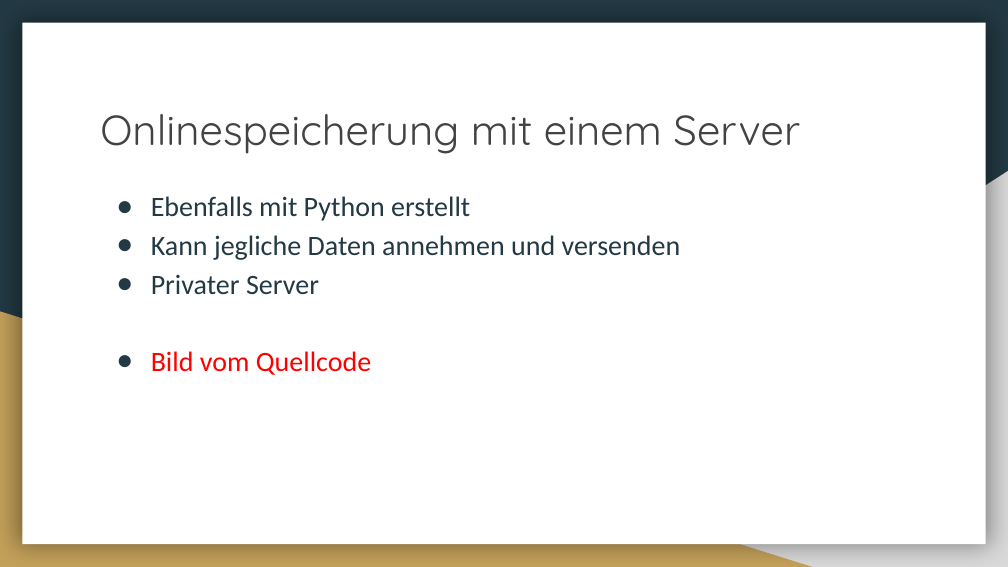
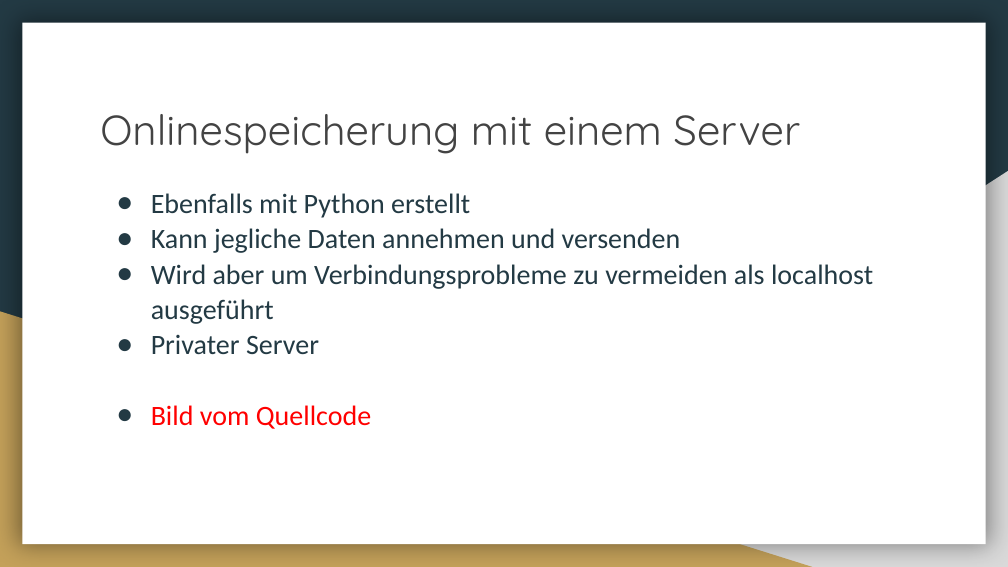
Before and after one commit to Lexa-Heda/TSA, a slide deck: slide 6 of TSA_Vortrag.pptx. Drawn at 1008x567 pixels with LibreOffice and Linux fonts; fonts in the diff are those of the drawing. Boxes give left, top, right and bottom in pixels: in the first picture for what was removed or moved away, otherwise in the second. Text is boxed around its words. In the diff, an @@ line names an element or a change of style, - is before the commit and + after.

Commit message:
Nico Notebook CODE

```diff
--- a/TSA_Vortrag.pptx
+++ b/TSA_Vortrag.pptx
@@ text at bbox=[151, 193, 681, 429]: line spacing 1.15 to 1.05 @@
@@ text at bbox=[151, 264, 873, 324]: paragraph added @@
+● Wird aber um Verbindungsprobleme zu vermeiden als localhost ausgeführt
```
